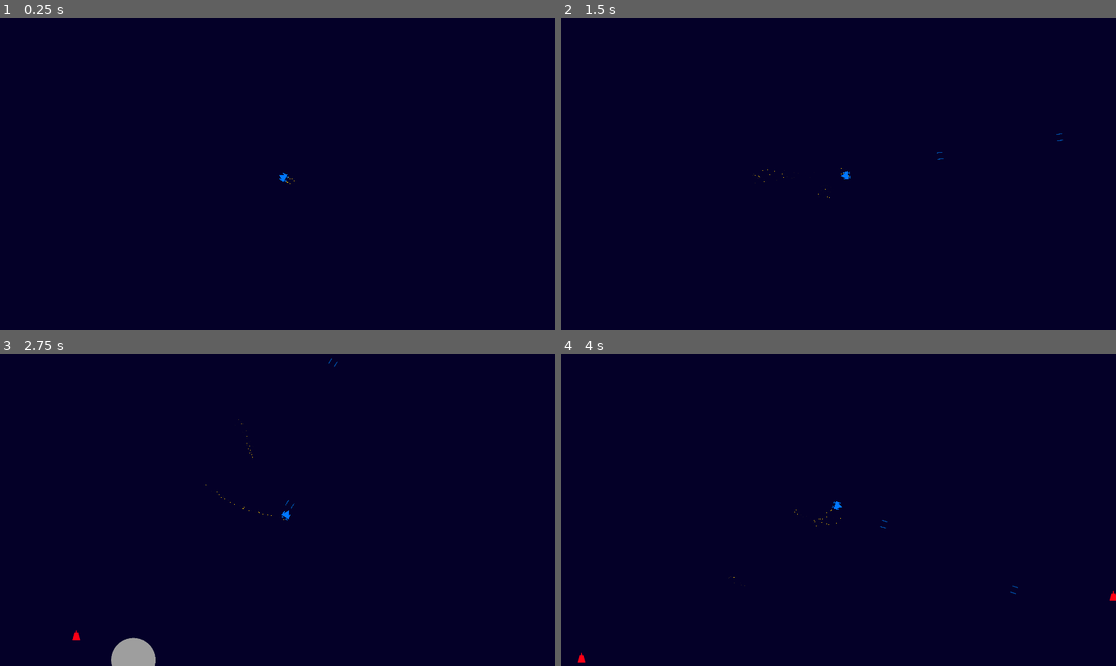
Above: before the commit, frames 1-4 (two rows, left to right).
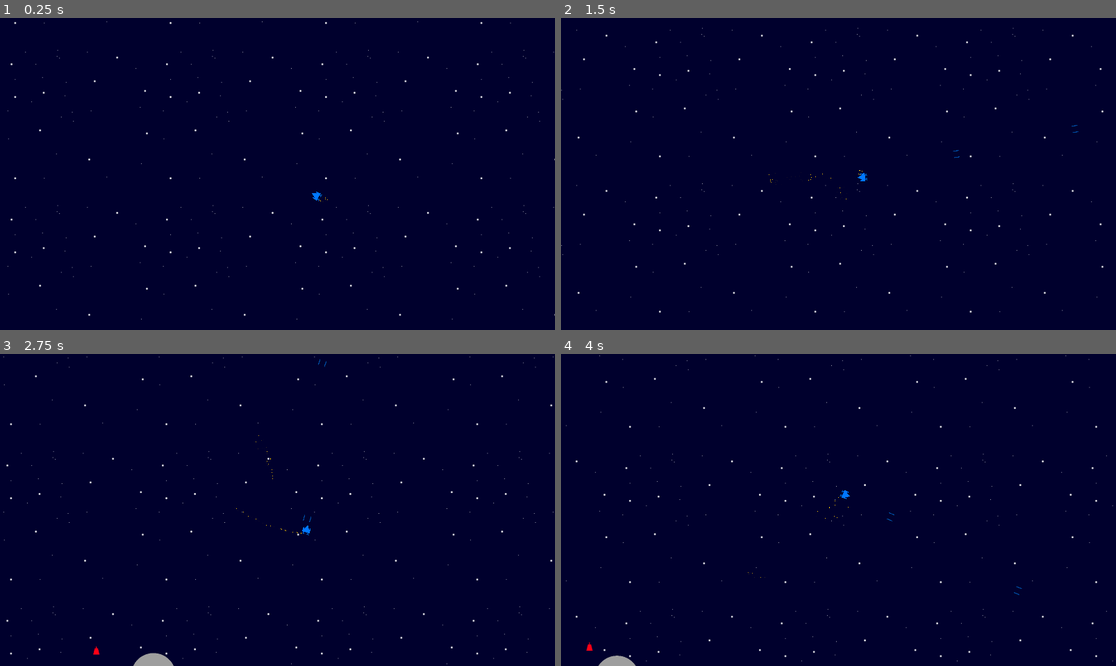
Above: after the commit, the same moments.

Repository: foodwithfire/Space-Game
Game: Godot game, scene res://scenes/level.tscn
Two runs of this game, one before a commit and one after it. Both use one fixed random seed, a clock stepped at 60 frames per second and the inputs below.
Inputs (mouse positions are in pixels of both pictures, inside the frame that each line leads up to):
- Up to frame 1 (0.25 s): no input
- Up to frame 2 (1.5 s): move the mouse to (960, 158) at 0.52 s; press the mouse at (960, 158) at 0.53 s; hold D (right) 0.53-1.28 s; move the mouse to (727, 189) at 1.27 s; release the mouse at (727, 189) at 1.28 s; hold S (down) from 1.28 s (still down); click (727, 189) at 1.35 s
- Up to frame 3 (2.75 s): move the mouse to (333, 441) at 2.02 s; release S (down) at 2.03 s; press the mouse at (333, 441) at 2.03 s; hold D (right) from 2.03 s (still down)
- Up to frame 4 (4 s): move the mouse to (810, 572) at 2.77 s; release D (right) at 2.78 s; release the mouse at (810, 572) at 2.78 s; hold W (up) 2.78-3.53 s; click (810, 572) at 2.85 s; move the mouse to (1005, 556) at 3.52 s; press the mouse at (1005, 556) at 3.53 s; hold A (left) from 3.53 s (still down)

The runs differ from the first frame. In frame 1, 0.4% of the frame differs, in the area x 1-100%, y 1-97%; in frame 2, 0.4%; in frame 3, 1.0%, in the area x 0-100%, y 0-100%; in frame 4, 0.6%.

Commit message:
background update

Diff:
--- a/scenes/level.tscn
+++ b/scenes/level.tscn
@@ -7,10 +7,12 @@
 [node name="Level" type="Node2D"]
 script = ExtResource("1_ix61d")
 
-[node name="Background" type="Sprite2D" parent="."]
-position = Vector2(7.62939e-06, 1.90735e-06)
-scale = Vector2(50000, 49707.3)
+[node name="Sprite2D" type="Sprite2D" parent="."]
+texture_repeat = 2
+scale = Vector2(7, 7)
 texture = ExtResource("2_2cypw")
+region_enabled = true
+region_rect = Rect2(0, 0, 70000, 70000)
 
 [node name="UniverseLimit" type="StaticBody2D" parent="."]
 
--- a/scenes/planet_defender.tscn
+++ b/scenes/planet_defender.tscn
@@ -7,6 +7,7 @@
 radius = 115.521
 
 [node name="PlanetDefender" type="Area2D"]
+position = Vector2(-4, 0)
 script = ExtResource("1_03yv6")
 
 [node name="PlanetDefenderHitbox" type="CollisionPolygon2D" parent="."]
@@ -14,6 +15,9 @@
 
 [node name="PlanetDefenderImage" type="Sprite2D" parent="PlanetDefenderHitbox"]
 texture = ExtResource("1_bs04r")
+
+[node name="MissilePosition" type="Marker2D" parent="PlanetDefenderHitbox"]
+position = Vector2(3, -96)
 
 [node name="PlanetSight" type="Area2D" parent="."]
 scale = Vector2(9, 9)
@@ -26,8 +30,6 @@
 wait_time = 0.4
 one_shot = true
 
-[node name="MissilePosition" type="Marker2D" parent="."]
-position = Vector2(4, -96)
-
 [connection signal="body_entered" from="PlanetSight" to="." method="player_entered_sight"]
 [connection signal="body_exited" from="PlanetSight" to="." method="player_exited_sight"]
+[connection signal="timeout" from="MissileTimer" to="." method="_on_missile_timer_timeout"]
--- a/scenes/player.tscn
+++ b/scenes/player.tscn
@@ -46,7 +46,7 @@
 [node name="Camera2D" type="Camera2D" parent="."]
 zoom = Vector2(0.3, 0.3)
 position_smoothing_enabled = true
-position_smoothing_speed = 10.0
+position_smoothing_speed = 3.0
 
 [node name="LeftMissilePosition" type="Marker2D" parent="."]
 position = Vector2(-84.0911, -52.2728)
--- a/scripts/level.gd
+++ b/scripts/level.gd
@@ -8,7 +8,6 @@
 var planet_size = 6000
 
 var player_missile_scene = preload("res://scenes/player_missile.tscn")
-var pladef_missile_scene = preload("res://scenes/planet_defender_missile.tscn")
 
 func _ready():
 	var emitter = get_node("Player")
@@ -40,10 +39,3 @@
 	missile2.rotation_degrees = rad_to_deg(direction.angle())
 	missile2.direction = direction
 	$PlayerMissiles.add_child(missile2)
-
-
-func create_pladef_missile(direction, pos):
-	var missile = pladef_missile_scene.instantiate()
-	missile.position = pos
-	missile.rotation_degrees = rad_to_deg(direction.angle())
-	missile.direction = direction
--- a/scripts/planet_defender.gd
+++ b/scripts/planet_defender.gd
@@ -1,6 +1,4 @@
 extends Area2D
-
-signal pladef_missile_shot
 
 var speeds = [0.15, 0.2, 0.3, 0.4, 0.5, 0.6, 0.7, 0.8, 0.9, 1]
 var angle = 0
@@ -12,7 +10,7 @@
 var player
 var player_in_sight = false
 var can_shoot = true
-
+var pladef_missile_scene = preload("res://scenes/planet_defender_missile.tscn")
 
 func _ready():
 	player = $".."/".."/".."/".."/Player
@@ -22,9 +20,8 @@
 	else:
 		direction = -1
 
-
 func _process(delta):
-	$PlanetDefenderHitbox.set_global_scale(Vector2(0.5, 0.6))
+	$PlanetDefenderHitbox.set_global_scale(Vector2(0.4, 0.5))
 	$PlanetSight.set_global_scale(Vector2(sight, sight))
 	if not player_in_sight:
 		position.x = cos(angle) * radius
@@ -36,8 +33,13 @@
 		if can_shoot:
 			var _direction = Vector2(player.position - position).normalized()
 			can_shoot = false
-			pladef_missile_shot.emit(_direction)
 			$MissileTimer.start()
+
+			var missile = pladef_missile_scene.instantiate()
+			missile.global_position = player.position
+			get_parent().add_child(missile)
+			print("player position: ", player.global_position, " - missile position: ", missile.global_position)
+
 
 func shuffleList(list):
 	var shuffledList = []
@@ -56,3 +58,8 @@
 func player_exited_sight(body):
 	if body == player:
 		player_in_sight = false
+
+
+func _on_missile_timer_timeout():
+	can_shoot = true
+	$MissileTimer.start()
--- a/scripts/planet_defender_missile.gd
+++ b/scripts/planet_defender_missile.gd
@@ -1,6 +1,6 @@
 extends Area2D
 
-const speed = 5000
+const speed = 0
 
 var direction
 
@@ -10,4 +10,5 @@
 
 
 func _process(delta):
-	position += direction * delta * speed
+	# position += direction * delta * speed
+	pass
Binary file changed: graphics/background.png
Binary file changed: graphics/player/player.png
